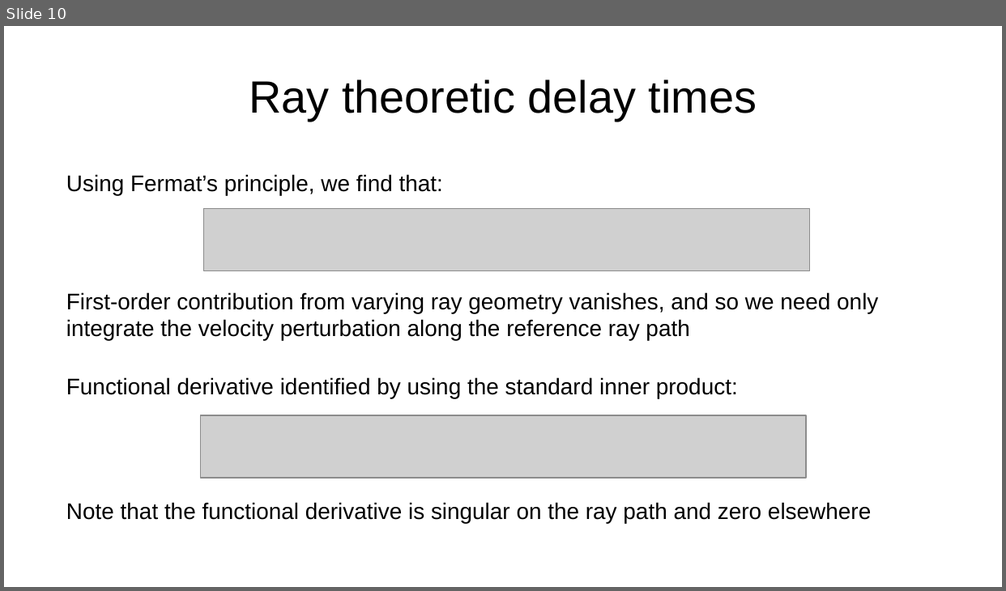
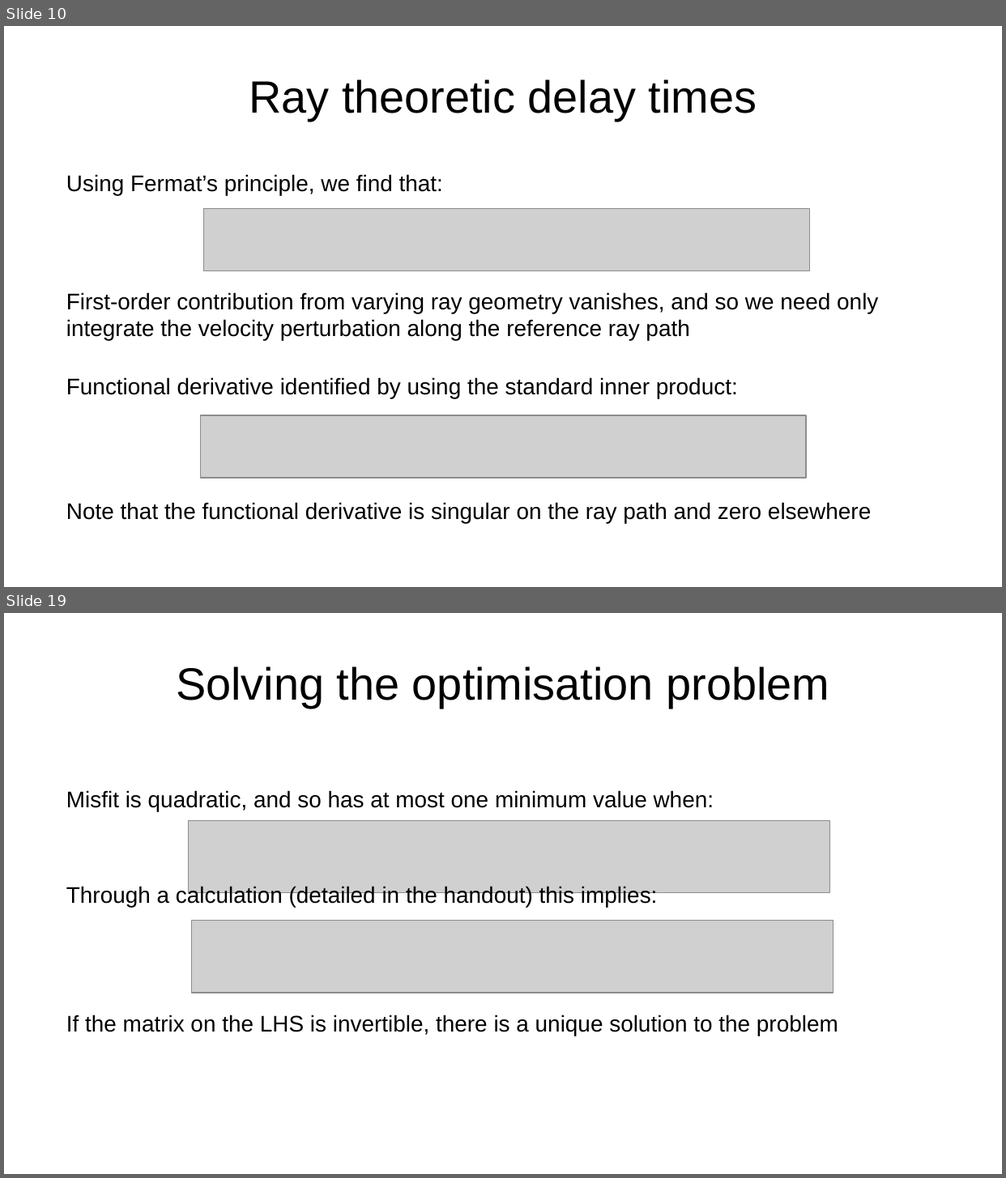
Before and after one commit to da380/PEPLectures, a slide deck: slides/slides7.odp. Shown one above the other, each under a label of ours: slide 10 before the commit, slides 10 and 19 after it; the slides between them are not shown. The pictures are 1006x591 and 1006x1178 pixels, drawn with LibreOffice and Linux fonts; fonts in the diff are those of the drawing; grey boxes stand for pictures. Boxes give left, top, right and bottom in pixels: in the first picture for what was removed or moved away, otherwise in the second. Text is boxed around its words. In the diff, an @@ line names an element or a change of style, - is before the commit and + after.

```diff
--- a/slides/slides7.odp
+++ b/slides/slides7.odp
@@ slide 19 added at (x1=4, y1=613, x2=1002, y2=1174), background #FFFFFF @@
@@ title added at (x1=176, y1=666, x2=829, y2=708), 36 pt, text #000000 @@
+Solving the optimisation problem
@@ text added at (x1=66, y1=790, x2=714, y2=811), 18 pt, text #000000 @@
+Misfit is quadratic, and so has at most one minimum value when:
@@ picture added at (x1=188, y1=820, x2=830, y2=892) @@
@@ text added at (x1=66, y1=886, x2=658, y2=908), 18 pt, text #000000 @@
+Through a calculation (detailed in the handout) this implies:
@@ picture added at (x1=191, y1=920, x2=833, y2=992) @@
@@ text added at (x1=66, y1=1015, x2=838, y2=1036), 18 pt, text #000000 @@
+If the matrix on the LHS is invertible, there is a unique solution to the problem
```
Also in this commit, not shown: 1 slide changed, 18 other slides added, 3 other files.
